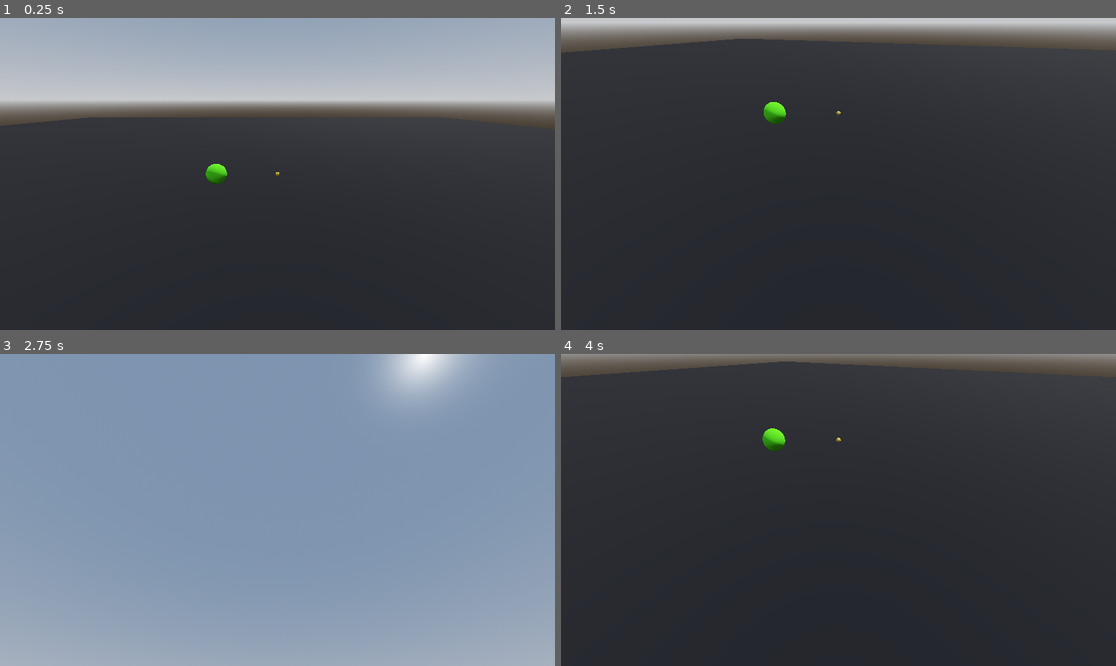
Above: before the commit, frames 1-4 (two rows, left to right).
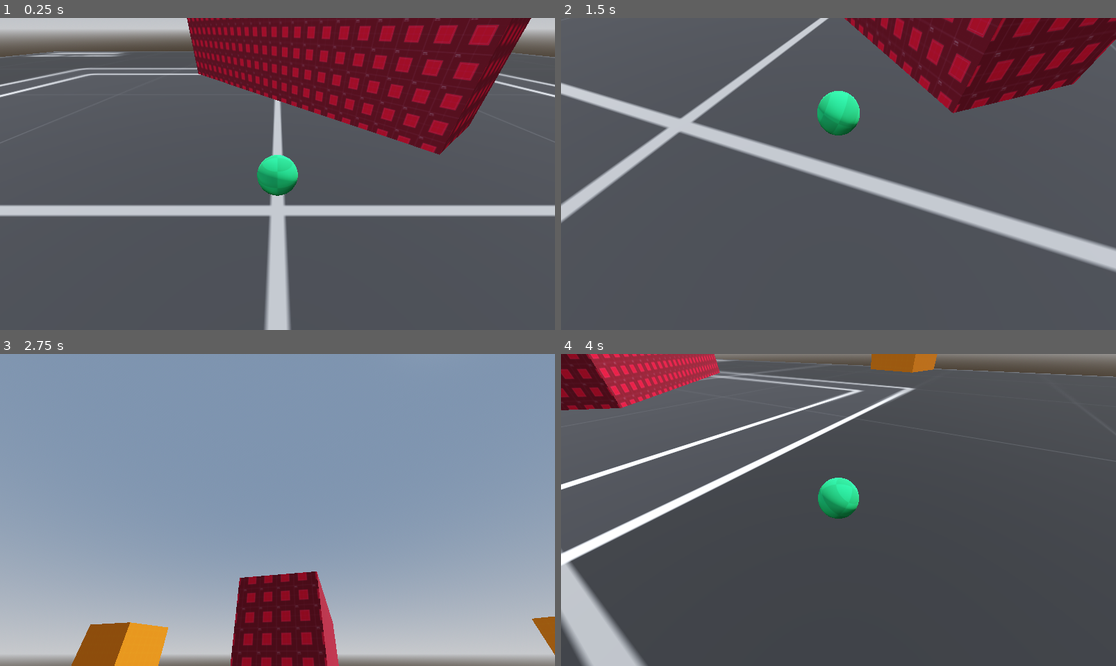
Above: after the commit, the same moments.

Repository: JeanKouss/godot-third-person-camera
Game: Godot game, scene res://tests/TestScene.tscn
Two runs of this game, one before a commit and one after it. Both use one fixed random seed, a clock stepped at 60 frames per second and the inputs below. The project has no main scene, so this scene is started directly.
Inputs (mouse positions are in pixels of both pictures, inside the frame that each line leads up to):
- Up to frame 1 (0.25 s): no input
- Up to frame 2 (1.5 s): move the mouse to (960, 158) at 0.52 s; hold D (right, bound only after the commit) 0.53-1.28 s; hold W (front, bound only after the commit) 0.53-1.28 s; move the mouse to (727, 189) at 1.27 s; hold S (back, bound only after the commit) from 1.28 s (still down); tap Down (tp_camera_down) at 1.35 s
- Up to frame 3 (2.75 s): tap W (front, bound only after the commit) at 1.55, 2.3 s; move the mouse to (333, 441) at 2.02 s; release S (back, bound only after the commit) at 2.03 s; hold D (right, bound only after the commit) from 2.03 s (still down); hold Left (tp_camera_left) from 2.03 s (still down)
- Up to frame 4 (4 s): move the mouse to (810, 572) at 2.77 s; release Left (tp_camera_left) at 2.78 s; tap Right (tp_camera_right) at 2.85 s; tap W (front, bound only after the commit) at 3.05, 3.8 s; move the mouse to (1005, 556) at 3.52 s; release D (right, bound only after the commit) at 3.53 s; hold A (left, bound only after the commit) from 3.53 s (still down); hold Up (tp_camera_up) from 3.53 s (still down)

The runs differ from the first frame. In frame 1, 98% of the frame differs, in the area x 0-100%, y 0-100%; in frame 2, 99%; in frame 3, 24%; in frame 4, 94%.

Commit message:
add test controls

Diff:
--- a/project.godot
+++ b/project.godot
@@ -36,6 +36,26 @@
 "events": [Object(InputEventKey,"resource_local_to_scene":false,"resource_name":"","device":-1,"window_id":0,"alt_press …(182 unchanged characters)…
 ]
 }
+front={
+"deadzone": 0.5,
+"events": [Object(InputEventKey,"resource_local_to_scene":false,"resource_name":"","device":-1,"window_id":0,"alt_pressed":false,"shift_pressed":false,"ctrl_pressed":false,"meta_pressed":false,"pressed":false,"keycode":0,"physical_keycode":87,"key_label":0,"unicode":122,"echo":false,"script":null)
+]
+}
+back={
+"deadzone": 0.5,
+"events": [Object(InputEventKey,"resource_local_to_scene":false,"resource_name":"","device":-1,"window_id":0,"alt_pressed":false,"shift_pressed":false,"ctrl_pressed":false,"meta_pressed":false,"pressed":false,"keycode":0,"physical_keycode":83,"key_label":0,"unicode":115,"echo":false,"script":null)
+]
+}
+left={
+"deadzone": 0.5,
+"events": [Object(InputEventKey,"resource_local_to_scene":false,"resource_name":"","device":-1,"window_id":0,"alt_pressed":false,"shift_pressed":false,"ctrl_pressed":false,"meta_pressed":false,"pressed":false,"keycode":0,"physical_keycode":65,"key_label":0,"unicode":113,"echo":false,"script":null)
+]
+}
+right={
+"deadzone": 0.5,
+"events": [Object(InputEventKey,"resource_local_to_scene":false,"resource_name":"","device":-1,"window_id":0,"alt_pressed":false,"shift_pressed":false,"ctrl_pressed":false,"meta_pressed":false,"pressed":false,"keycode":0,"physical_keycode":68,"key_label":0,"unicode":100,"echo":false,"script":null)
+]
+}
 
 [rendering]
 
--- /dev/null
+++ b/tests/PlayerBall.gd
@@ -0,0 +1,20 @@
+extends RigidBody3D
+
+@export var speed = 10
+
+@onready var camera : ThirdPersonCamera = $ThirdPersonCamera
+
+
+func _physics_process(_delta):
+	if Input.is_action_pressed("front") :
+		var dir = camera.get_front_direction()
+		apply_central_force(dir * speed)
+	if Input.is_action_pressed("back") :
+		var dir = camera.get_back_direction()
+		apply_central_force(dir * speed)
+	if Input.is_action_pressed("left") :
+		var dir = camera.get_left_direction()
+		apply_central_force(dir * speed)
+	if Input.is_action_pressed("right") :
+		var dir = camera.get_right_direction()
+		apply_central_force(dir * speed)
--- a/tests/TestScene.tscn
+++ b/tests/TestScene.tscn
@@ -1,6 +1,18 @@
-[gd_scene load_steps=11 format=3 uid="uid://bcnpxyjgapxu"]
+[gd_scene load_steps=28 format=3 uid="uid://bcnpxyjgapxu"]
 
+[ext_resource type="Script" path="res://tests/PlayerBall.gd" id="1_ki74y"]
 [ext_resource type="PackedScene" uid="uid://x0332b0al3ye" path="res://third_person_camera/ThirdPersonCamera.tscn" id="1_mlnhn"]
+[ext_resource type="Texture2D" uid="uid://byc1l3f88knyq" path="res://addons/kenney_prototype_textures/dark/texture_12.png" id="2_7d8h8"]
+[ext_resource type="Texture2D" uid="uid://c8vwnx65onnvv" path="res://addons/kenney_prototype_textures/green/texture_09.png" id="2_10g7s"]
+[ext_resource type="Texture2D" uid="uid://3ut80mef1rtt" path="res://addons/kenney_prototype_textures/orange/texture_05.png" id="3_3tq1q"]
+[ext_resource type="Texture2D" uid="uid://b8dlw2gs1a6k" path="res://addons/kenney_prototype_textures/red/texture_13.png" id="4_1m0i6"]
+
+[sub_resource type="StandardMaterial3D" id="StandardMaterial3D_wmirw"]
+albedo_texture = ExtResource("2_10g7s")
+
+[sub_resource type="SphereMesh" id="SphereMesh_fny35"]
+
+[sub_resource type="SphereShape3D" id="SphereShape3D_ji1ja"]
 
 [sub_resource type="ProceduralSkyMaterial" id="ProceduralSkyMaterial_f3085"]
 sky_horizon_color = Color(0.64625, 0.65575, 0.67075, 1)
@@ -14,54 +26,142 @@
 sky = SubResource("Sky_5gmla")
 tonemap_mode = 2
 
-[sub_resource type="StandardMaterial3D" id="StandardMaterial3D_lmewb"]
-albedo_color = Color(0.0235294, 0.0235294, 0.0509804, 1)
+[sub_resource type="StandardMaterial3D" id="StandardMaterial3D_slvlv"]
+albedo_texture = ExtResource("2_7d8h8")
 
 [sub_resource type="PlaneMesh" id="PlaneMesh_k3wa2"]
-material = SubResource("StandardMaterial3D_lmewb")
 size = Vector2(100, 100)
 
 [sub_resource type="ConcavePolygonShape3D" id="ConcavePolygonShape3D_j6kxh"]
 data = PackedVector3Array(50, 0, 50, -50, 0, 50, 50, 0, -50, -50, 0, 50, -50, 0, -50, 50, 0, -50)
 
-[sub_resource type="StandardMaterial3D" id="StandardMaterial3D_et0gm"]
-albedo_color = Color(0.301961, 0.819608, 0, 1)
+[sub_resource type="StandardMaterial3D" id="StandardMaterial3D_ihx7r"]
+albedo_texture = ExtResource("3_3tq1q")
+uv1_triplanar = true
 
-[sub_resource type="SphereMesh" id="SphereMesh_op23f"]
-material = SubResource("StandardMaterial3D_et0gm")
+[sub_resource type="BoxMesh" id="BoxMesh_qg1sx"]
+size = Vector3(8.48, 7.372, 7.587)
 
-[sub_resource type="SphereShape3D" id="SphereShape3D_ji1ja"]
+[sub_resource type="ConcavePolygonShape3D" id="ConcavePolygonShape3D_sl0o7"]
+data = PackedVector3Array(-4.24, 3.686, 3.7935, 4.24, 3.686, 3.7935, -4.24, -3.686, 3.7935, 4.24, 3.686, 3.7935, 4.24, -3.686, 3.7935, -4.24, -3.686, 3.7935, 4.24, 3.686, -3.7935, -4.24, 3.686, -3.7935, 4.24, -3.686, -3.7935, -4.24, 3.686, -3.7935, -4.24, -3.686, -3.7935, 4.24, -3.686, -3.7935, 4.24, 3.686, 3.7935, 4.24, 3.686, -3.7935, 4.24, -3.686, 3.7935, 4.24, 3.686, -3.7935, 4.24, -3.686, -3.7935, 4.24, -3.686, 3.7935, -4.24, 3.686, -3.7935, -4.24, 3.686, 3.7935, -4.24, -3.686, -3.7935, -4.24, 3.686, 3.7935, -4.24, -3.686, 3.7935, -4.24, -3.686, -3.7935, 4.24, 3.686, 3.7935, -4.24, 3.686, 3.7935, 4.24, 3.686, -3.7935, -4.24, 3.686, 3.7935, -4.24, 3.686, -3.7935, 4.24, 3.686, -3.7935, -4.24, -3.686, 3.7935, 4.24, -3.686, 3.7935, -4.24, -3.686, -3.7935, 4.24, -3.686, 3.7935, 4.24, -3.686, -3.7935, -4.24, -3.686, -3.7935)
+
+[sub_resource type="StandardMaterial3D" id="StandardMaterial3D_6xneg"]
+albedo_texture = ExtResource("3_3tq1q")
+uv1_triplanar = true
+
+[sub_resource type="ConcavePolygonShape3D" id="ConcavePolygonShape3D_itmue"]
+data = PackedVector3Array(-4.24, 3.686, 3.7935, 4.24, 3.686, 3.7935, -4.24, -3.686, 3.7935, 4.24, 3.686, 3.7935, 4.24, -3.686, 3.7935, -4.24, -3.686, 3.7935, 4.24, 3.686, -3.7935, -4.24, 3.686, -3.7935, 4.24, -3.686, -3.7935, -4.24, 3.686, -3.7935, -4.24, -3.686, -3.7935, 4.24, -3.686, -3.7935, 4.24, 3.686, 3.7935, 4.24, 3.686, -3.7935, 4.24, -3.686, 3.7935, 4.24, 3.686, -3.7935, 4.24, -3.686, -3.7935, 4.24, -3.686, 3.7935, -4.24, 3.686, -3.7935, -4.24, 3.686, 3.7935, -4.24, -3.686, -3.7935, -4.24, 3.686, 3.7935, -4.24, -3.686, 3.7935, -4.24, -3.686, -3.7935, 4.24, 3.686, 3.7935, -4.24, 3.686, 3.7935, 4.24, 3.686, -3.7935, -4.24, 3.686, 3.7935, -4.24, 3.686, -3.7935, 4.24, 3.686, -3.7935, -4.24, -3.686, 3.7935, 4.24, -3.686, 3.7935, -4.24, -3.686, -3.7935, 4.24, -3.686, 3.7935, 4.24, -3.686, -3.7935, -4.24, -3.686, -3.7935)
+
+[sub_resource type="StandardMaterial3D" id="StandardMaterial3D_fgwpb"]
+albedo_texture = ExtResource("3_3tq1q")
+uv1_triplanar = true
+
+[sub_resource type="ConcavePolygonShape3D" id="ConcavePolygonShape3D_7bbwy"]
+data = PackedVector3Array(-4.24, 3.686, 3.7935, 4.24, 3.686, 3.7935, -4.24, -3.686, 3.7935, 4.24, 3.686, 3.7935, 4.24, -3.686, 3.7935, -4.24, -3.686, 3.7935, 4.24, 3.686, -3.7935, -4.24, 3.686, -3.7935, 4.24, -3.686, -3.7935, -4.24, 3.686, -3.7935, -4.24, -3.686, -3.7935, 4.24, -3.686, -3.7935, 4.24, 3.686, 3.7935, 4.24, 3.686, -3.7935, 4.24, -3.686, 3.7935, 4.24, 3.686, -3.7935, 4.24, -3.686, -3.7935, 4.24, -3.686, 3.7935, -4.24, 3.686, -3.7935, -4.24, 3.686, 3.7935, -4.24, -3.686, -3.7935, -4.24, 3.686, 3.7935, -4.24, -3.686, 3.7935, -4.24, -3.686, -3.7935, 4.24, 3.686, 3.7935, -4.24, 3.686, 3.7935, 4.24, 3.686, -3.7935, -4.24, 3.686, 3.7935, -4.24, 3.686, -3.7935, 4.24, 3.686, -3.7935, -4.24, -3.686, 3.7935, 4.24, -3.686, 3.7935, -4.24, -3.686, -3.7935, 4.24, -3.686, 3.7935, 4.24, -3.686, -3.7935, -4.24, -3.686, -3.7935)
+
+[sub_resource type="StandardMaterial3D" id="StandardMaterial3D_o7aic"]
+albedo_texture = ExtResource("4_1m0i6")
+uv1_triplanar = true
+
+[sub_resource type="BoxMesh" id="BoxMesh_aytmu"]
+size = Vector3(23.921, 7.372, 4.681)
+
+[sub_resource type="ConcavePolygonShape3D" id="ConcavePolygonShape3D_dk1ok"]
+data = PackedVector3Array(-11.9605, 3.686, 2.3405, 11.9605, 3.686, 2.3405, -11.9605, -3.686, 2.3405, 11.9605, 3.686, 2.3405, 11.9605, -3.686, 2.3405, -11.9605, -3.686, 2.3405, 11.9605, 3.686, -2.3405, -11.9605, 3.686, -2.3405, 11.9605, -3.686, -2.3405, -11.9605, 3.686, -2.3405, -11.9605, -3.686, -2.3405, 11.9605, -3.686, -2.3405, 11.9605, 3.686, 2.3405, 11.9605, 3.686, -2.3405, 11.9605, -3.686, 2.3405, 11.9605, 3.686, -2.3405, 11.9605, -3.686, -2.3405, 11.9605, -3.686, 2.3405, -11.9605, 3.686, -2.3405, -11.9605, 3.686, 2.3405, -11.9605, -3.686, -2.3405, -11.9605, 3.686, 2.3405, -11.9605, -3.686, 2.3405, -11.9605, -3.686, -2.3405, 11.9605, 3.686, 2.3405, -11.9605, 3.686, 2.3405, 11.9605, 3.686, -2.3405, -11.9605, 3.686, 2.3405, -11.9605, 3.686, -2.3405, 11.9605, 3.686, -2.3405, -11.9605, -3.686, 2.3405, 11.9605, -3.686, 2.3405, -11.9605, -3.686, -2.3405, 11.9605, -3.686, 2.3405, 11.9605, -3.686, -2.3405, -11.9605, -3.686, -2.3405)
+
+[sub_resource type="StandardMaterial3D" id="StandardMaterial3D_ypolk"]
+albedo_texture = ExtResource("4_1m0i6")
+uv1_triplanar = true
+
+[sub_resource type="ConcavePolygonShape3D" id="ConcavePolygonShape3D_dmved"]
+data = PackedVector3Array(-11.9605, 3.686, 2.3405, 11.9605, 3.686, 2.3405, -11.9605, -3.686, 2.3405, 11.9605, 3.686, 2.3405, 11.9605, -3.686, 2.3405, -11.9605, -3.686, 2.3405, 11.9605, 3.686, -2.3405, -11.9605, 3.686, -2.3405, 11.9605, -3.686, -2.3405, -11.9605, 3.686, -2.3405, -11.9605, -3.686, -2.3405, 11.9605, -3.686, -2.3405, 11.9605, 3.686, 2.3405, 11.9605, 3.686, -2.3405, 11.9605, -3.686, 2.3405, 11.9605, 3.686, -2.3405, 11.9605, -3.686, -2.3405, 11.9605, -3.686, 2.3405, -11.9605, 3.686, -2.3405, -11.9605, 3.686, 2.3405, -11.9605, -3.686, -2.3405, -11.9605, 3.686, 2.3405, -11.9605, -3.686, 2.3405, -11.9605, -3.686, -2.3405, 11.9605, 3.686, 2.3405, -11.9605, 3.686, 2.3405, 11.9605, 3.686, -2.3405, -11.9605, 3.686, 2.3405, -11.9605, 3.686, -2.3405, 11.9605, 3.686, -2.3405, -11.9605, -3.686, 2.3405, 11.9605, -3.686, 2.3405, -11.9605, -3.686, -2.3405, 11.9605, -3.686, 2.3405, 11.9605, -3.686, -2.3405, -11.9605, -3.686, -2.3405)
 
 [node name="Test" type="Node3D"]
 
-[node name="DirectionalLight3D" type="DirectionalLight3D" parent="."]
-transform = Transform3D(-0.866024, -0.433016, 0.250001, 0, 0.499998, 0.866026, -0.500003, 0.749999, -0.43301, 0, -4.485, 0)
-
-[node name="WorldEnvironment" type="WorldEnvironment" parent="."]
-environment = SubResource("Environment_a0lg1")
-
-[node name="MeshInstance3D" type="MeshInstance3D" parent="."]
-mesh = SubResource("PlaneMesh_k3wa2")
-
-[node name="StaticBody3D" type="StaticBody3D" parent="MeshInstance3D"]
-
-[node name="CollisionShape3D" type="CollisionShape3D" parent="MeshInstance3D/StaticBody3D"]
-shape = SubResource("ConcavePolygonShape3D_j6kxh")
-
 [node name="RigidBody3D" type="RigidBody3D" parent="."]
 transform = Transform3D(1, 0, 0, 0, 1, 0, 0, 0, 1, 0, 1.51114, 0)
+script = ExtResource("1_ki74y")
 
 [node name="MeshInstance3D" type="MeshInstance3D" parent="RigidBody3D"]
-mesh = SubResource("SphereMesh_op23f")
+material_override = SubResource("StandardMaterial3D_wmirw")
+mesh = SubResource("SphereMesh_fny35")
 
 [node name="CollisionShape3D" type="CollisionShape3D" parent="RigidBody3D"]
 shape = SubResource("SphereShape3D_ji1ja")
 
 [node name="ThirdPersonCamera" parent="RigidBody3D" instance=ExtResource("1_mlnhn")]
-pivot_offset = Vector2(3, 0)
+distance_from_pivot = 5.0
+initial_dive_angle_deg = -35.556
+current = true
 mouse_follow = true
-mouse_x_sensitiveness = 0.1
-mouse_y_sensitiveness = 0.5
 
-[node name="Camera3D" type="Camera3D" parent="."]
-transform = Transform3D(-4.23762e-08, -0.245274, 0.969454, -1.07212e-08, 0.969454, 0.245274, -1, 0, -4.37114e-08, 15.2072, 5.91266, 0)
+[node name="SpectatorCamera" type="Camera3D" parent="."]
+transform = Transform3D(-4.23762e-08, -0.245274, 0.969454, -1.07212e-08, 0.969454, 0.245274, -1, 7.01661e-14, -4.37114e-08, 47.6874, 17.5263, 0)
+
+[node name="Map" type="Node3D" parent="."]
+
+[node name="WorldEnvironment" type="WorldEnvironment" parent="Map"]
+environment = SubResource("Environment_a0lg1")
+
+[node name="DirectionalLight3D" type="DirectionalLight3D" parent="Map"]
+transform = Transform3D(-0.866024, -0.433016, 0.250001, 0, 0.499998, 0.866027, -0.500003, 0.75, -0.43301, 0, -4.485, 0)
+
+[node name="Ground" type="MeshInstance3D" parent="Map"]
+material_override = SubResource("StandardMaterial3D_slvlv")
+mesh = SubResource("PlaneMesh_k3wa2")
+skeleton = NodePath("../..")
+
+[node name="StaticBody3D" type="StaticBody3D" parent="Map/Ground"]
+
+[node name="CollisionShape3D" type="CollisionShape3D" parent="Map/Ground/StaticBody3D"]
+shape = SubResource("ConcavePolygonShape3D_j6kxh")
+
+[node name="Box" type="MeshInstance3D" parent="Map"]
+transform = Transform3D(0.809314, 0, 0.587376, 0, 1, 0, -0.587376, 0, 0.809314, -27.8672, 3.50991, 0)
+material_override = SubResource("StandardMaterial3D_ihx7r")
+mesh = SubResource("BoxMesh_qg1sx")
+
+[node name="StaticBody3D" type="StaticBody3D" parent="Map/Box"]
+
+[node name="CollisionShape3D" type="CollisionShape3D" parent="Map/Box/StaticBody3D"]
+shape = SubResource("ConcavePolygonShape3D_sl0o7")
+
+[node name="Box2" type="MeshInstance3D" parent="Map"]
+transform = Transform3D(0.971188, 0, -0.238313, 0, 1, 0, 0.238313, 0, 0.971188, 17.519, 3.50991, -45.3697)
+material_override = SubResource("StandardMaterial3D_6xneg")
+mesh = SubResource("BoxMesh_qg1sx")
+
+[node name="StaticBody3D" type="StaticBody3D" parent="Map/Box2"]
+
+[node name="CollisionShape3D" type="CollisionShape3D" parent="Map/Box2/StaticBody3D"]
+shape = SubResource("ConcavePolygonShape3D_itmue")
+
+[node name="Box3" type="MeshInstance3D" parent="Map"]
+transform = Transform3D(0.826128, 0, -0.563483, 0, 1, 0, 0.563483, 0, 0.826128, 19.1191, 3.50991, 20.1945)
+material_override = SubResource("StandardMaterial3D_fgwpb")
+mesh = SubResource("BoxMesh_qg1sx")
+
+[node name="StaticBody3D" type="StaticBody3D" parent="Map/Box3"]
+
+[node name="CollisionShape3D" type="CollisionShape3D" parent="Map/Box3/StaticBody3D"]
+shape = SubResource("ConcavePolygonShape3D_7bbwy")
+
+[node name="Box4" type="MeshInstance3D" parent="Map"]
+transform = Transform3D(0.651079, 0, -0.75901, 0, 1, 0, 0.75901, 0, 0.651079, 0.589367, 3.50991, -13.729)
+material_override = SubResource("StandardMaterial3D_o7aic")
+mesh = SubResource("BoxMesh_aytmu")
+
+[node name="StaticBody3D" type="StaticBody3D" parent="Map/Box4"]
+
+[node name="CollisionShape3D" type="CollisionShape3D" parent="Map/Box4/StaticBody3D"]
+shape = SubResource("ConcavePolygonShape3D_dk1ok")
+
+[node name="Box5" type="MeshInstance3D" parent="Map"]
+transform = Transform3D(1, 0, 0, 0, 1, 0, 0, 0, 1, -18.8228, 3.50991, 43.679)
+material_override = SubResource("StandardMaterial3D_ypolk")
+mesh = SubResource("BoxMesh_aytmu")
+
+[node name="StaticBody3D" type="StaticBody3D" parent="Map/Box5"]
+
+[node name="CollisionShape3D" type="CollisionShape3D" parent="Map/Box5/StaticBody3D"]
+shape = SubResource("ConcavePolygonShape3D_dmved")
--- a/third_person_camera/ThirdPersonCamera.gd
+++ b/third_person_camera/ThirdPersonCamera.gd
@@ -1,5 +1,6 @@
 @tool
 extends Node3D
+class_name ThirdPersonCamera
 
 
 @onready var _camera := $Camera
@@ -51,7 +52,11 @@
 var camera_horizontal_rotation_deg := 0.
 
 
-func _physics_process(delta):
+func _ready():
+	_camera.top_level = true
+
+
+func _physics_process(_delta):
 	_update_camera_properties()
 	if Engine.is_editor_hint() :
 		_camera_marker.global_position = Vector3(0., 0., 1.).rotated(Vector3(1., 0., 0.), deg_to_rad(initial_dive_angle_deg)).rotated(Vector3(0., 1., 0.), deg_to_rad(-camera_horizontal_rotation_deg)) * _camera_spring_arm.spring_length + _camera_spring_arm.global_position
@@ -59,12 +64,11 @@
 	_camera.global_position = _camera_marker.global_position
 	_camera_offset_pivot.global_position = _camera_offset_pivot.get_parent().to_global(Vector3(pivot_offset.x, pivot_offset.y, 0.0))
 	_camera_rotation_pivot.global_rotation_degrees.x = initial_dive_angle_deg
+	_camera_rotation_pivot.global_position = global_position
 	_process_tilt_input()
 	_process_horizontal_rotation_input()
 	_update_camera_tilt()
 	_update_camera_horizontal_rotation()
-
-
 
 
 func _process_horizontal_rotation_input() :
@@ -120,3 +124,20 @@
 		_camera.environment = environment
 	if _camera.attributes != attributes :
 		_camera.attributes = attributes
+
+
+
+func get_front_direction() :
+	var dir : Vector3 = _camera_offset_pivot.global_position - _camera.global_position
+	dir.y = 0.
+	dir = dir.normalized()
+	return dir
+
+func get_back_direction() :
+	return -get_front_direction()
+
+func get_left_direction() :
+	return get_front_direction().rotated(Vector3.UP, PI/2)
+
+func get_right_direction() :
+	return get_front_direction().rotated(Vector3.UP, -PI/2)
--- a/third_person_camera/ThirdPersonCamera.tscn
+++ b/third_person_camera/ThirdPersonCamera.tscn
@@ -9,8 +9,8 @@
 
 [sub_resource type="SphereMesh" id="SphereMesh_ag7lb"]
 material = SubResource("StandardMaterial3D_2bjii")
-radius = 0.1
-height = 0.2
+radius = 0.05
+height = 0.1
 
 [sub_resource type="CylinderMesh" id="CylinderMesh_ybkhn"]
 top_radius = 0.0
@@ -18,14 +18,13 @@
 
 [node name="ThirdPersonCamera" type="Node3D"]
 script = ExtResource("1_7krxa")
-mouse_x_sensitiveness = null
-mouse_y_sensitiveness = null
 
 [node name="RotationPivot" type="Node3D" parent="."]
-transform = Transform3D(1, 0, 0, 0, 0.925725, 0.378196, 0, -0.378196, 0.925725, 0, 0, 0)
+transform = Transform3D(1, 0, 0, 0, 0.939693, 0.34202, 0, -0.34202, 0.939693, 0, 0, 0)
+top_level = true
 
 [node name="OffsetPivot" type="Node3D" parent="RotationPivot"]
-transform = Transform3D(1, -3.9446e-07, 0, 3.9446e-07, 1, 5.6684e-05, -2.23679e-11, -5.6684e-05, 1, 0, 0, 0)
+transform = Transform3D(1, -3.9446e-07, 0, 3.94461e-07, 1, 5.65946e-05, -2.251e-11, -5.65946e-05, 1, 0, 0, 0)
 
 [node name="CameraSpringArm" type="SpringArm3D" parent="RotationPivot/OffsetPivot"]
 process_priority = 11
@@ -33,14 +32,16 @@
 spring_length = 10.0
 
 [node name="CameraMarker" type="Marker3D" parent="RotationPivot/OffsetPivot/CameraSpringArm"]
-transform = Transform3D(1, 7.56925e-08, 3.27853e-07, 1.48519e-08, 1, -7.89762e-06, 2.08535e-07, 9.83477e-07, 1, -2.23395e-10, -0.000566483, 10)
+transform = Transform3D(1, 8.22727e-08, 3.29639e-07, 1.48517e-08, 1, -7.89762e-06, 2.08536e-07, 1.2219e-06, 1, -2.23167e-10, -0.000566006, 9.99999)
 
-[node name="MeshInstance3D" type="MeshInstance3D" parent="RotationPivot/OffsetPivot"]
+[node name="PivotDebug" type="MeshInstance3D" parent="RotationPivot/OffsetPivot"]
+visible = false
 mesh = SubResource("SphereMesh_ag7lb")
 
 [node name="Camera" type="Camera3D" parent="."]
-transform = Transform3D(1, 0, 0, 0, 0.925725, 0.378196, 0, -0.378196, 0.925725, 1.07956e-14, 3.78196, 9.25726)
+transform = Transform3D(1, -3.61558e-15, 9.93372e-15, 0, 0.939693, 0.34202, -1.05712e-14, -0.34202, 0.939693, 9.93372e-14, 3.4202, 9.39693)
 
 [node name="CameraDebug" type="MeshInstance3D" parent="Camera"]
 transform = Transform3D(1, 0, 0, 0, -4.37114e-08, -1, 0, 1, -4.37114e-08, 0, 0, 0.570638)
+visible = false
 mesh = SubResource("CylinderMesh_ybkhn")
Binary file added: addons/kenney_prototype_textures/dark/texture_12.png
Not shown, added: addons/kenney_prototype_textures/dark/texture_12.png.import
Binary file added: addons/kenney_prototype_textures/green/texture_09.png
Not shown, added: addons/kenney_prototype_textures/green/texture_09.png.import
Binary file added: addons/kenney_prototype_textures/orange/texture_05.png
Not shown, added: addons/kenney_prototype_textures/orange/texture_05.png.import
Binary file added: addons/kenney_prototype_textures/red/texture_13.png
Not shown, added: addons/kenney_prototype_textures/red/texture_13.png.import
